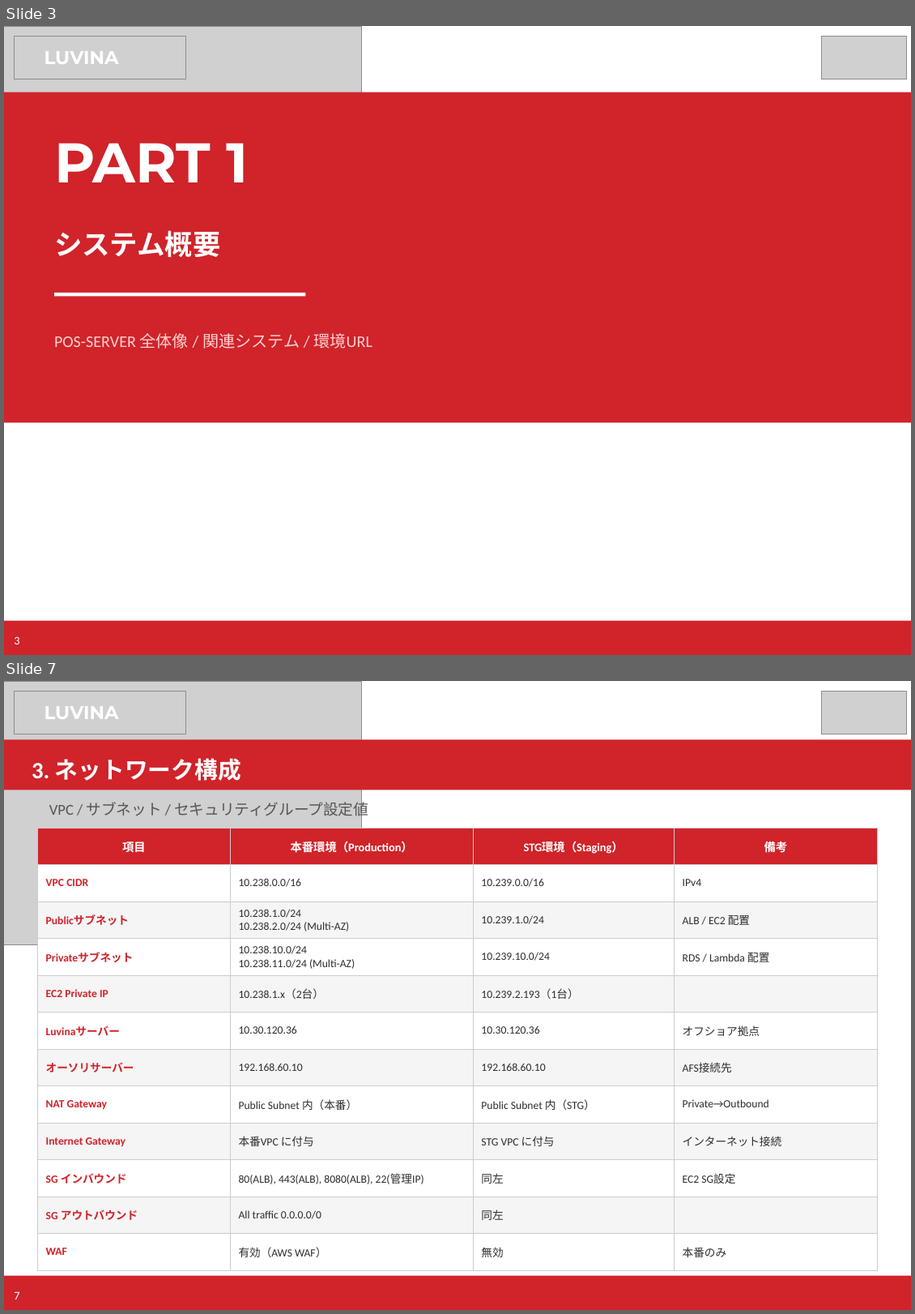
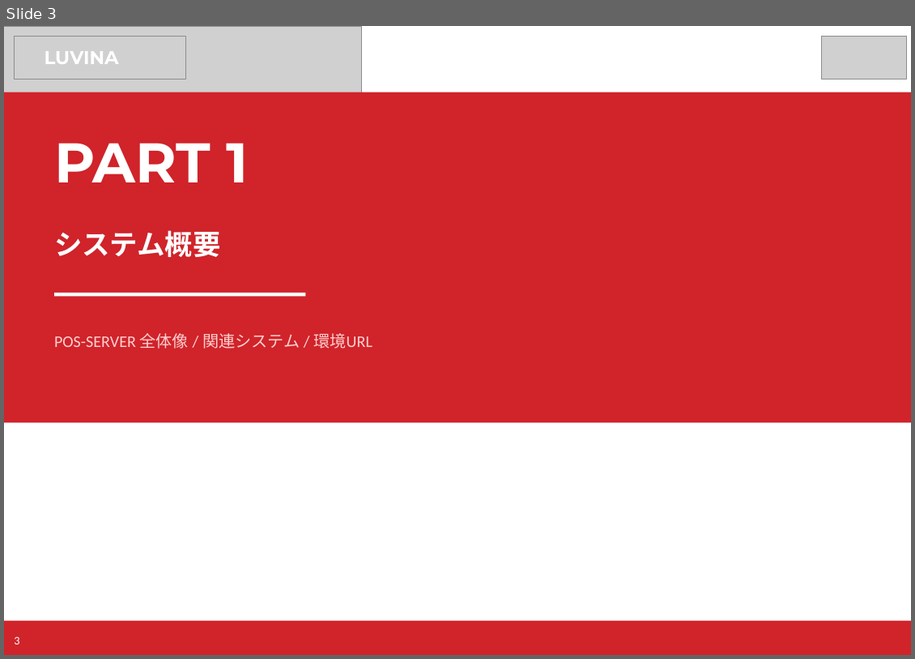
Before and after one commit to kiyoharakadutoshi/kasumi_pos-server_aws, a slide deck: 40_AWS/01_構成資料/カスミPOS_AWS構成資料.pptx. Shown one above the other, each under a label of ours: slides 3 and 7 before the commit, slide 3 after it; the slides between them are not shown. The pictures are 915x1314 and 915x659 pixels, drawn with LibreOffice and Linux fonts; fonts in the diff are those of the drawing; grey boxes stand for pictures. Boxes give left, top, right and bottom in pixels: in the first picture for what was removed or moved away, otherwise in the second. Text is boxed around its words. In the diff, an @@ line names an element or a change of style, - is before the commit and + after.

Commit message:
docs: カスミPOS AWS構成資料 v2 — 実態調査に基づき全面修正

```diff
--- a/40_AWS/01_構成資料/カスミPOS_AWS構成資料.pptx
+++ b/40_AWS/01_構成資料/カスミPOS_AWS構成資料.pptx
@@ slide 7 removed at [4, 681, 911, 1310], background #FFFFFF @@
@@ picture removed at [4, 681, 362, 945] @@
@@ picture removed at [14, 691, 185, 734] @@
@@ picture removed at [821, 691, 907, 734] @@
@@ text removed at [44, 706, 119, 719] @@
-LUVINA
@@ rectangle removed at [4, 739, 911, 790] @@
@@ text removed at [32, 758, 241, 781] @@
-3. ネットワーク構成
@@ text removed at [49, 799, 368, 820] @@
-VPC / サブネット / セキュリティグループ設定値
@@ table removed at [37, 828, 878, 1260], 12 rows, 4 columns @@
-項目 | 本番環境（Production） | STG環境（Staging） | 備考
-VPC CIDR | 10.238.0.0/16 | 10.239.0.0/16 | IPv4
-Publicサブネット | 10.238.1.0/24 / 10.238.2.0/24 (Multi-AZ) | 10.239.1.0/24 | ALB / EC2 配置
-Privateサブネット | 10.238.10.0/24 / 10.238.11.0/24 (Multi-AZ) | 10.239.10.0/24 | RDS / Lambda 配置
-EC2 Private IP | 10.238.1.x（2台） | 10.239.2.193（1台） | 
-Luvinaサーバー | 10.30.120.36 | 10.30.120.36 | オフショア拠点
-オーソリサーバー | 192.168.60.10 | 192.168.60.10 | AFS接続先
-NAT Gateway | Public Subnet 内（本番） | Public Subnet 内（STG） | Private→Outbound
-Internet Gateway | 本番VPC に付与 | STG VPC に付与 | インターネット接続
-SG インバウンド | 80(ALB), 443(ALB), 8080(ALB), 22(管理IP) | 同左 | EC2 SG設定
-SG アウトバウンド | All traffic 0.0.0.0/0 | 同左 | 
-WAF | 有効（AWS WAF） | 無効 | 本番のみ
@@ rectangle removed at [4, 1275, 911, 1310] @@
@@ text removed at [14, 1291, 19, 1299] @@
-7
```
Also in this commit, not shown: 5 slides changed, 6 slides added, 4 other slides removed.
